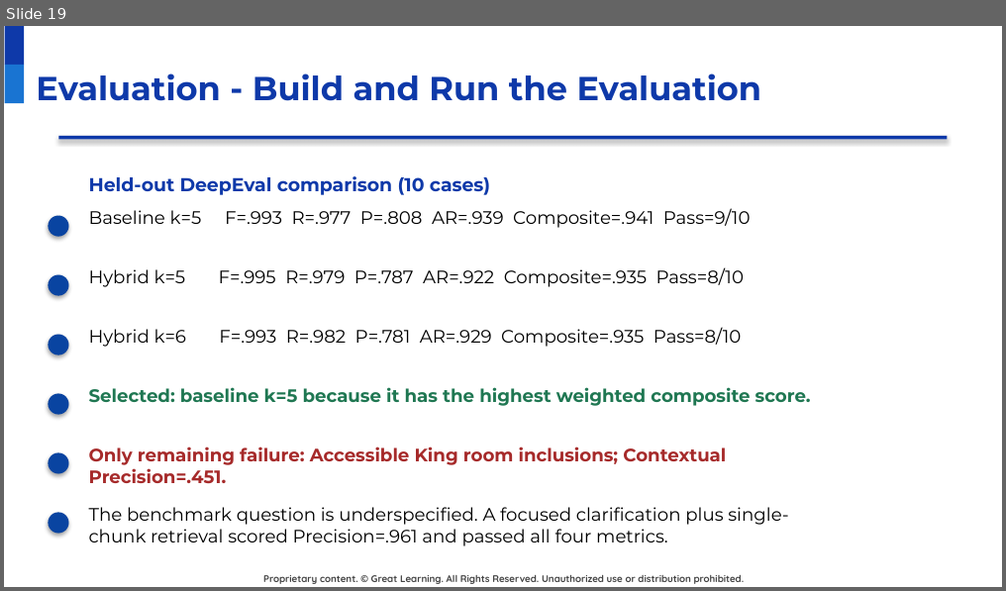
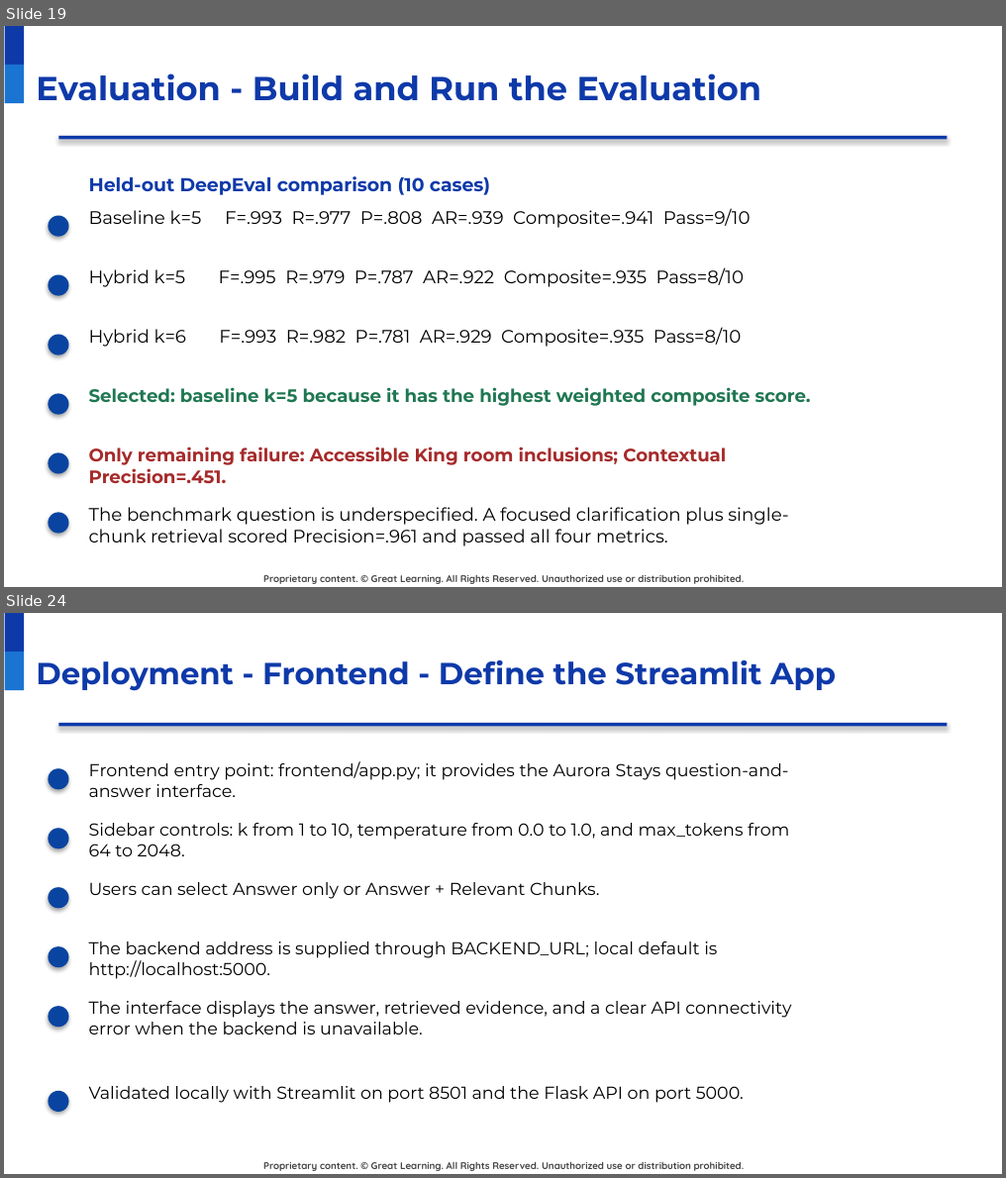
Before and after one commit to raovutukoor1/aurora-stay-qna, a slide deck: presentations/Aurora_Stays_RAG_Project_Presentation_Template_Style.pptx. Shown one above the other, each under a label of ours: slide 19 before the commit, slides 19 and 24 after it; the slides between them are not shown. The pictures are 1006x591 and 1006x1178 pixels, drawn with LibreOffice and Linux fonts; fonts in the diff are those of the drawing; background and template pictures are left out. Boxes give left, top, right and bottom in pixels: in the first picture for what was removed or moved away, otherwise in the second. Text is boxed around its words. In the diff, an @@ line names an element or a change of style, - is before the commit and + after.

Commit message:
Add deployment and inference slides to presentation

```diff
--- a/presentations/Aurora_Stays_RAG_Project_Presentation_Template_Style.pptx
+++ b/presentations/Aurora_Stays_RAG_Project_Presentation_Template_Style.pptx
@@ slide 24 added at [4,613,1002,1174], background #FFFFFF; not listed: 3 template elements that a slide beside it also shows @@
@@ title added at [36,660,836,691], 22 pt, text #0E39A9, bold @@
+Deployment - Frontend - Define the Streamlit App
@@ rectangle added at [58,723,947,727], fill #0E39A9 @@
@@ ellipse added at [48,768,69,789], fill #0944A1 @@
@@ text added at [89,761,789,797], 12.5 pt, text #000000 @@
+Frontend entry point: frontend/app.py; it provides the Aurora Stays question-and-answer interface.
@@ ellipse added at [48,828,69,849], fill #0944A1 @@
@@ text added at [89,823,789,857], 12.5 pt, text #000000 @@
+Sidebar controls: k from 1 to 10, temperature from 0.0 to 1.0, and max_tokens from 64 to 2048.
@@ ellipse added at [48,887,69,908], fill #0944A1 @@
@@ text added at [89,882,599,899], 12.5 pt, text #000000 @@
+Users can select Answer only or Answer + Relevant Chunks.
@@ ellipse added at [48,948,69,968], fill #0944A1 @@
@@ text added at [89,942,717,979], 12.5 pt, text #000000 @@
+The backend address is supplied through BACKEND_URL; local default is http://localhost:5000.
@@ ellipse added at [48,1006,69,1027], fill #0944A1 @@
@@ text added at [89,1001,791,1035], 12.5 pt, text #000000 @@
+The interface displays the answer, retrieved evidence, and a clear API connectivity error when the backend is unavailable.
@@ text added at [89,1086,744,1103], 12.5 pt, text #000000 @@
+Validated locally with Streamlit on port 8501 and the Flask API on port 5000.
@@ ellipse added at [48,1091,69,1112], fill #0944A1 @@
```
Also in this commit, not shown: 2 slides changed, 11 other slides added, 2 other files.
